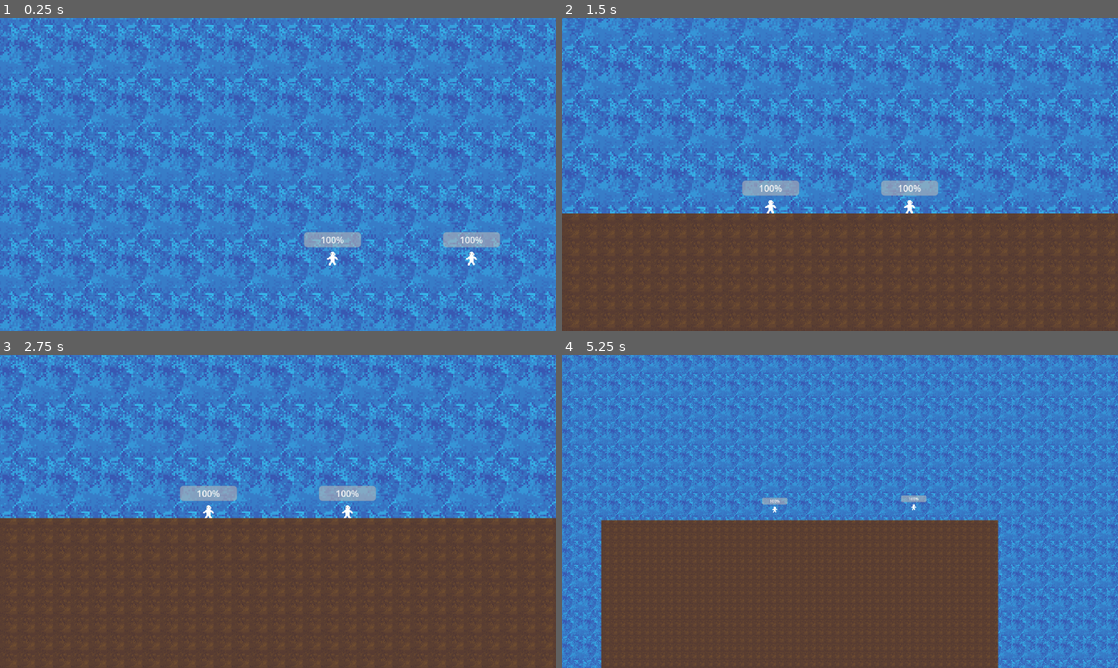
Above: before the commit, frames 1-4 (two rows, left to right).
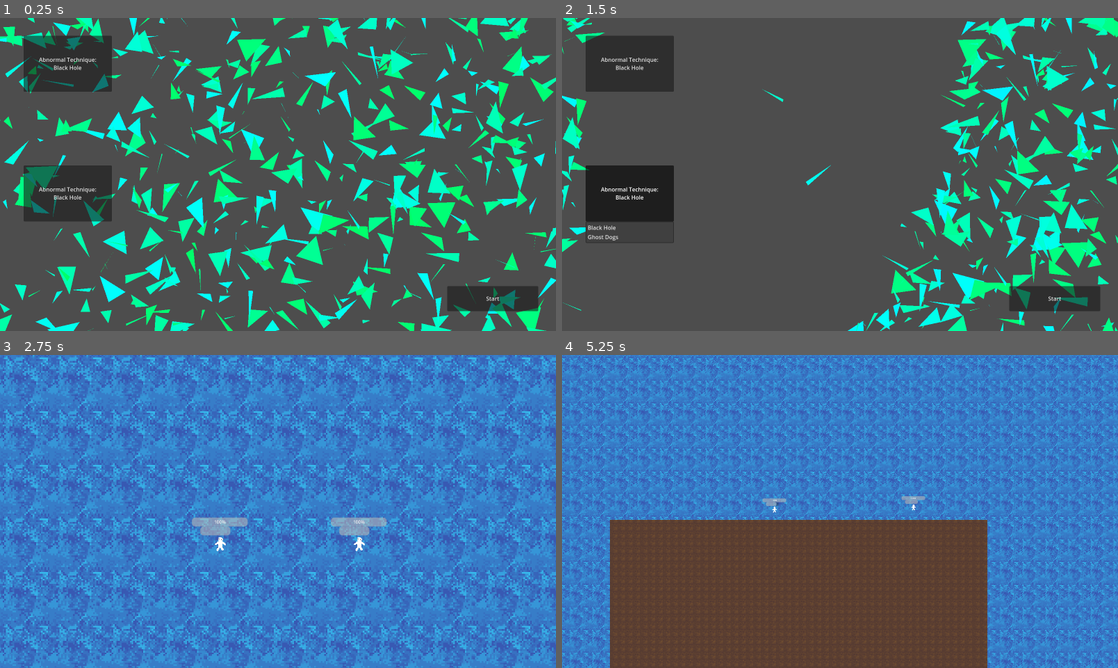
Above: after the commit, the same moments.

Repository: ivo-a2033/Sorcery
Game: Godot game, scene res://menu.tscn
The game is run twice, just before and just after one commit, with the same random seed, the same clock (stepped at 60 frames per second) and the same inputs. Before the commit the project starts from res://world.tscn.
Inputs (mouse positions are in pixels of both pictures, inside the frame that each line leads up to):
- Up to frame 1 (0.25 s): no input
- Up to frame 2 (1.5 s): click (628, 64) at 0.5 s, where only the run after the commit has a clickable "Abnormal Technique: Black Hole"; click (628, 193) at 1.25 s, where only the run after the commit has a clickable "Abnormal Technique: Black Hole"
- Up to frame 3 (2.75 s): click (494, 636) at 2 s, where only the run after the commit has a clickable "Start"
- Up to frame 4 (5.25 s): move the mouse to (962, 495) at 2.77 s; hold Right (right) 2.78-3.53 s; tap A (a) at 2.85 s; tap D (d) at 3.05, 3.6 s; move the mouse to (728, 527) at 3.52 s; hold Down (down) 3.53-4.28 s; tap S (s) at 3.8, 4.35 s; move the mouse to (895, 442) at 4.27 s; hold Right (right) 4.28-5.03 s; tap W (w) at 4.55, 5.1 s; move the mouse to (812, 574) at 5.02 s; hold Up (up) from 5.03 s (still down)

The runs differ from the first frame. In frame 1, 100% of the frame differs, in the area x 0-100%, y 0-100%; in frame 2, 100%; in frame 3, 66%; in frame 4, 21%.

Commit message:
menu, black hole image

Diff:
--- a/Globals.gd
+++ b/Globals.gd
@@ -1,8 +1,10 @@
 extends Node
 
-
+var rng = RandomNumberGenerator.new()
 var p1
 var p2
+var technique1
+var technique2
 
 func _ready():
 	pass # Replace with function body.
--- /dev/null
+++ b/Menu.gd
@@ -0,0 +1,35 @@
+extends Control
+
+
+var technique1 = "Black Hole"
+var technique2 = "Black Hole"
+
+var all_techniques = {
+	0: "Black Hole",
+	1: "Ghost Dogs",
+}
+
+func _ready():
+	$Start.connect("button_down", start)
+	var popup = $Technique1.get_popup()
+	popup.connect("id_pressed", file_menu)
+	popup = $Technique2.get_popup()
+	popup.connect("id_pressed", file_menu2)
+
+func file_menu(id):
+	technique1 = all_techniques[id]
+
+func file_menu2(id):
+	technique2 = all_techniques[id]
+
+func start():
+	Globals.technique1 = technique1
+	Globals.technique2 = technique2
+	get_tree().change_scene_to_packed(load("res://world.tscn"))
+
+func _process(delta):
+	if Input.is_action_pressed("click"):
+		$MenuBg.emit_signal("clicky")
+
+	$Technique1.text = "Abnormal Technique:\n" + technique1
+	$Technique2.text = "Abnormal Technique:\n" + technique2
--- /dev/null
+++ b/MenuBg.gd
@@ -0,0 +1,68 @@
+extends Node2D
+
+
+var rng
+var all_polys = []
+signal clicky
+var push_force = 1000
+
+func _ready():
+	rng = Globals.rng
+
+	for i in range(500):
+		var points = []
+		var origin = Vector2(rng.randi_range(0,1600), rng.randi_range(-200,900))
+		var mysize = rng.randi_range(10,50)
+		for j in range(3):
+			points.append(origin + Vector2(mysize,0).rotated(j/3.0*PI*2 + rng.randf_range(0,PI)))
+		var hue = .1
+		var exact_hue = rng.randf_range(0,hue) + .4
+		all_polys.append([points, Color.from_hsv(exact_hue, 1, 1), rng.randf_range(15,45), exact_hue, Vector2(0,0)])
+
+	connect("clicky", push)
+
+func _process(delta):
+	for poly in all_polys:
+		poly[4] *= .98
+
+		#Vertical loop
+		var return_up = false
+		for i in range(3):
+			var z = poly[2]
+			poly[0][i] += Vector2(0, delta * z) + poly[4]
+			if poly[0][i].y > 1100:
+				return_up = true
+		if return_up:
+			for i in range(3):
+				poly[0][i] += Vector2(0, -1300)
+
+		#Horizontal loop
+		if poly[0][0].x > 1600:
+			for i in range(3):
+				poly[0][i].x += -1600
+		if poly[0][0].x < 0:
+			for i in range(3):
+				poly[0][i].x += 1600
+
+	change_hue_slow()
+	queue_redraw()
+
+func push():
+	for poly in all_polys:
+		var vec = poly[0][0] - get_local_mouse_position()
+		if vec.length() < 1600:
+			for i in range(3):
+				poly[4] += vec.normalized() * push_force / vec.length()
+
+
+
+func change_hue_slow():
+	var hue_change = .0001
+	for poly in all_polys:
+		var prev_hue = poly[3]
+		poly[1] = Color.from_hsv(prev_hue + hue_change, 1, 1)
+		poly[3] = prev_hue + hue_change
+
+func _draw():
+	for poly in all_polys:
+		draw_colored_polygon(poly[0], poly[1])
--- a/Player.gd
+++ b/Player.gd
@@ -6,6 +6,9 @@
 var hp = 100
 var slash_scene = load("res://slash.tscn")
 var flip_x = 1
+var ammo = 3
+
+var technique = null
 
 var mov_dict = {
 	"up": "w",
@@ -17,8 +20,10 @@
 func _ready():
 	if Globals.p1 == null:
 		Globals.p1 = self
+		technique = Globals.technique1
 	else:
 		Globals.p2 = self
+		technique = Globals.technique2
 		mov_dict = {
 			"up": "up",
 			"left": "left",
@@ -29,7 +34,8 @@
 
 # Called every frame. 'delta' is the elapsed time since the previous frame.
 func _process(delta):
-	$ProgressBar.value = hp
+	$UI/HP.value = hp
+	$UI/Ammo.value = ammo/3*100
 
 	if Input.is_action_just_pressed(mov_dict["up"]):
 		apply_central_force(Vector2(0,-1) * jump_force)
@@ -40,7 +46,10 @@
 		apply_central_force(Vector2(1,0) * move_force)
 		flip_x = 1
 
-	if Input.is_action_just_pressed(mov_dict["down"]):
+	ammo += delta
+	ammo = clamp(ammo,0,3)
+	if Input.is_action_just_pressed(mov_dict["down"]) and ammo > 1:
+		ammo -= 1
 		var slash = slash_scene.instantiate()
 		slash.position = position
 		slash.flip_x = flip_x
--- /dev/null
+++ b/menu.tscn
@@ -0,0 +1,53 @@
+[gd_scene load_steps=3 format=3 uid="uid://2ejbgm4ur5h3"]
+
+[ext_resource type="Script" path="res://Menu.gd" id="1_xq1hh"]
+[ext_resource type="Script" path="res://MenuBg.gd" id="2_p5tdk"]
+
+[node name="Menu" type="Control"]
+layout_mode = 3
+anchors_preset = 15
+anchor_right = 1.0
+anchor_bottom = 1.0
+grow_horizontal = 2
+grow_vertical = 2
+script = ExtResource("1_xq1hh")
+
+[node name="MenuBg" type="Node2D" parent="."]
+script = ExtResource("2_p5tdk")
+
+[node name="Start" type="Button" parent="."]
+layout_mode = 0
+offset_left = 1287.0
+offset_top = 771.0
+offset_right = 1549.0
+offset_bottom = 843.0
+text = "Start
+"
+
+[node name="Technique1" type="MenuButton" parent="."]
+layout_mode = 0
+offset_left = 68.0
+offset_top = 51.0
+offset_right = 322.0
+offset_bottom = 212.0
+text = "Abnormal Technique:"
+flat = false
+item_count = 2
+popup/item_0/text = "Black Hole"
+popup/item_0/id = 0
+popup/item_1/text = "Ghost Dogs"
+popup/item_1/id = 1
+
+[node name="Technique2" type="MenuButton" parent="."]
+layout_mode = 0
+offset_left = 68.0
+offset_top = 424.0
+offset_right = 322.0
+offset_bottom = 585.0
+text = "Abnormal Technique:"
+flat = false
+item_count = 2
+popup/item_0/text = "Black Hole"
+popup/item_0/id = 0
+popup/item_1/text = "Ghost Dogs"
+popup/item_1/id = 1
--- a/project.godot
+++ b/project.godot
@@ -11,8 +11,8 @@
 [application]
 
 config/name="Sorcery"
-run/main_scene="res://world.tscn"
-config/features=PackedStringArray("4.0", "GL Compatibility")
+run/main_scene="res://menu.tscn"
+config/features=PackedStringArray("4.1", "GL Compatibility")
 config/icon="res://icon.svg"
 
 [autoload]
@@ -66,6 +66,11 @@
 "events": [Object(InputEventKey,"resource_local_to_scene":false,"resource_name":"","device":-1,"window_id":0,"alt_press …(182 unchanged characters)…
 ]
 }
+click={
+"deadzone": 0.5,
+"events": [Object(InputEventMouseButton,"resource_local_to_scene":false,"resource_name":"","device":-1,"window_id":0,"alt_pressed":false,"shift_pressed":false,"ctrl_pressed":false,"meta_pressed":false,"button_mask":1,"position":Vector2(269, 19),"global_position":Vector2(273, 62),"factor":1.0,"button_index":1,"canceled":false,"pressed":true,"double_click":false,"script":null)
+]
+}
 
 [rendering]
 
--- a/world.tscn
+++ b/world.tscn
@@ -32,11 +32,30 @@
 [node name="Sprite2D" type="Sprite2D" parent="Player"]
 texture = ExtResource("1_gkg26")
 
-[node name="ProgressBar" type="ProgressBar" parent="Player"]
-offset_left = -51.0
-offset_top = -46.0
-offset_right = 51.0
-offset_bottom = -19.0
+[node name="UI" type="Control" parent="Player"]
+layout_mode = 3
+anchors_preset = 0
+offset_left = -695.0
+offset_top = -496.0
+offset_right = -655.0
+offset_bottom = -456.0
+
+[node name="HP" type="ProgressBar" parent="Player/UI"]
+layout_mode = 0
+offset_left = 644.0
+offset_top = 450.0
+offset_right = 744.0
+offset_bottom = 466.0
+theme_override_font_sizes/font_size = 8
+
+[node name="Ammo" type="ProgressBar" parent="Player/UI"]
+layout_mode = 0
+offset_left = 659.0
+offset_top = 466.0
+offset_right = 713.0
+offset_bottom = 482.0
+theme_override_font_sizes/font_size = 8
+show_percentage = false
 
 [node name="Player2" type="RigidBody2D" parent="."]
 position = Vector2(944, 496)
@@ -51,11 +70,30 @@
 [node name="Sprite2D" type="Sprite2D" parent="Player2"]
 texture = ExtResource("1_gkg26")
 
-[node name="ProgressBar" type="ProgressBar" parent="Player2"]
-offset_left = -51.0
-offset_top = -46.0
-offset_right = 51.0
-offset_bottom = -19.0
+[node name="UI" type="Control" parent="Player2"]
+layout_mode = 3
+anchors_preset = 0
+offset_left = -695.0
+offset_top = -496.0
+offset_right = -655.0
+offset_bottom = -456.0
+
+[node name="HP" type="ProgressBar" parent="Player2/UI"]
+layout_mode = 0
+offset_left = 644.0
+offset_top = 450.0
+offset_right = 744.0
+offset_bottom = 466.0
+theme_override_font_sizes/font_size = 8
+
+[node name="Ammo" type="ProgressBar" parent="Player2/UI"]
+layout_mode = 0
+offset_left = 659.0
+offset_top = 466.0
+offset_right = 713.0
+offset_bottom = 482.0
+theme_override_font_sizes/font_size = 8
+show_percentage = false
 
 [node name="StaticBody2D" type="StaticBody2D" parent="."]
 position = Vector2(0, -10)
Binary file added: blackhole.png
Not shown, added: blackhole.png.import
